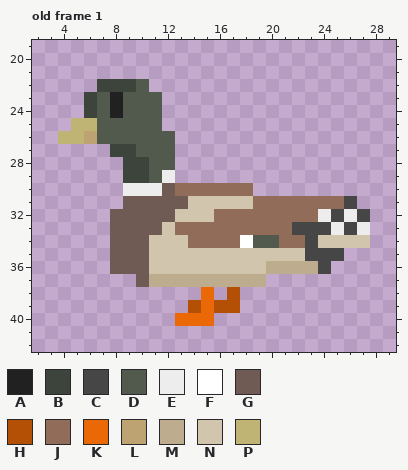
Pixel-art file, stored at Assets/Sprites/Characters/Mallard.aseprite. The picture above was drawn from the file before the commit.
32x32 pixels, 6 frames. Shown: old frame 1: x 2..29, y 19..42. The old version is drawn lined up with the new one, on the new canvas. The commit also changed other frames, which this record leaves out.
Palette (. is transparent): A #212121  B #3d443c  C #464646  D #525a4d  E #ededed  F #ffffff  G #705a54  H #b35005  J #916c59  K #ea6906  L #bda371  M #beac8e  N #d2c5ae  P #c0b475
Pixels before, old frame 1, first column x 4:
22 ...BBBD.................
23 ..BDADDD................
24 ..BDADDD................
25 .PPDDDDD................
26 PPLDDDDDD...............
27 ....BBDDD...............
28 .....BBDD...............
29 .....BBDE...............
30 .....EEEGJJJJJJ.........
31 .....GGGGGNNNNNJJJJJJJC.
32 ....GGGGGNNNJJJJJJJJECEC
33 ....GGGGNJJJJJJJJJCCCECE
34 ....GGGNNNJJJJFDDJJCNNNN
35 ....GGGNNNNNNNNNNNNCCC..
36 ....GGGNNNNNNNNNMMMMC...
37 ......GMMMMMMMMM........
38 ...........K.H..........
39 ..........HKHH..........
40 .........KKK............
Now the later version:
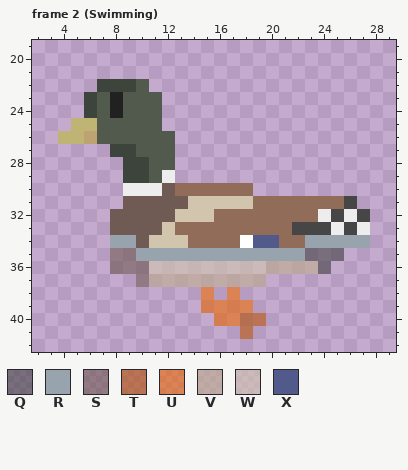
Colours new in this view: Q #46464699  R #97a3ad  S #705a5499  T #b3500599  U #ea690699  V #beac8e99  W #d2c5ae99  X #525a8c
A new or re-ordered frame is compared with the old frame closest to it.
Changes in this commit:
canvas 32x32 -> 32x64, the old top-left corner now at 0,16
frames re-ordered
Frame 2 (Swimming) against old frame 1:
y 34: x 8..9 GG -> RR; x 19..20 DD -> XX; x 23..27 CNNNN -> RRRRR
y 35: x 8..25 GGGNNNNNNNNNNNNCCC -> SSRRRRRRRRRRRRRQQQ
y 36: x 8..24 GGGNNNNNNNNNMMMMC -> SSSWWWWWWWWWVVVVQ
y 37: x 10..19 GMMMMMMMMM -> SVVVVVVVVV
y 38: x 15 K -> U; x 17 H -> U
y 39: x 14..18 HKHH. -> .UUUU
y 40: x 13..19 KKK.... -> ...UUTT
y 41: x 18 . -> T
Boxes around the changes in both pictures, in picture pixels (x1, y1, x2, y2):
changed: (110, 235, 370, 339)
